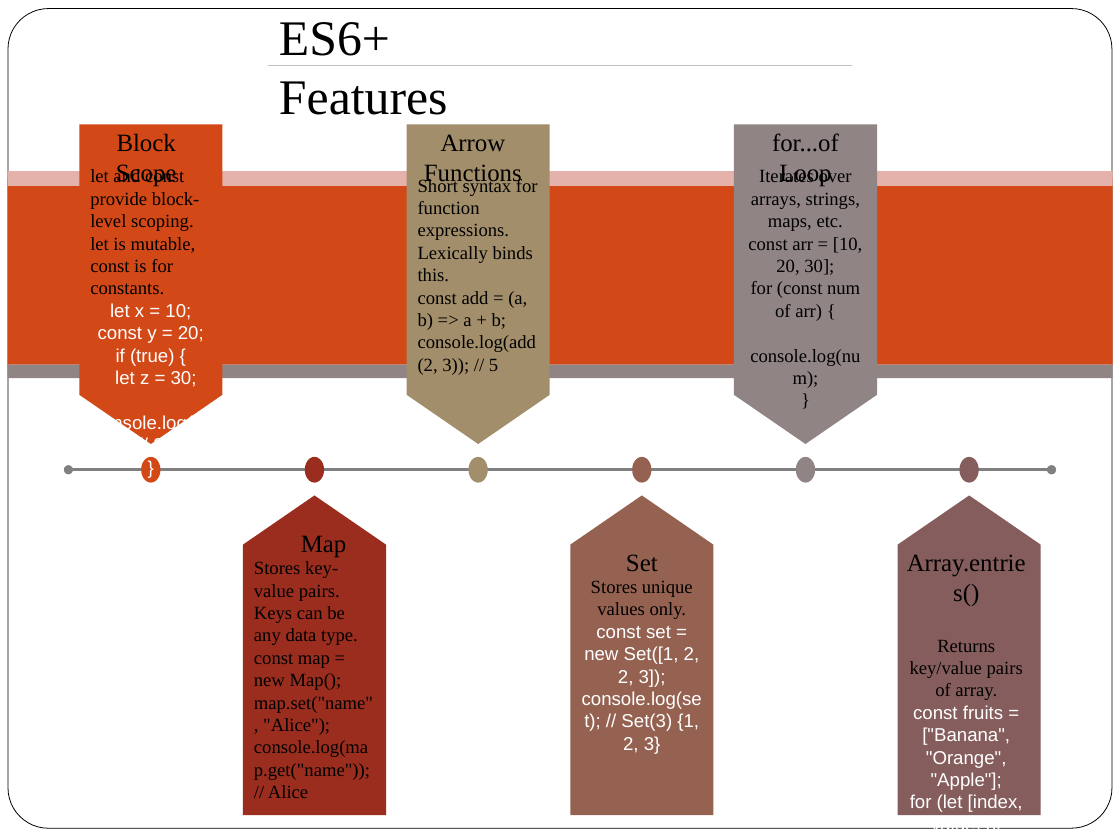
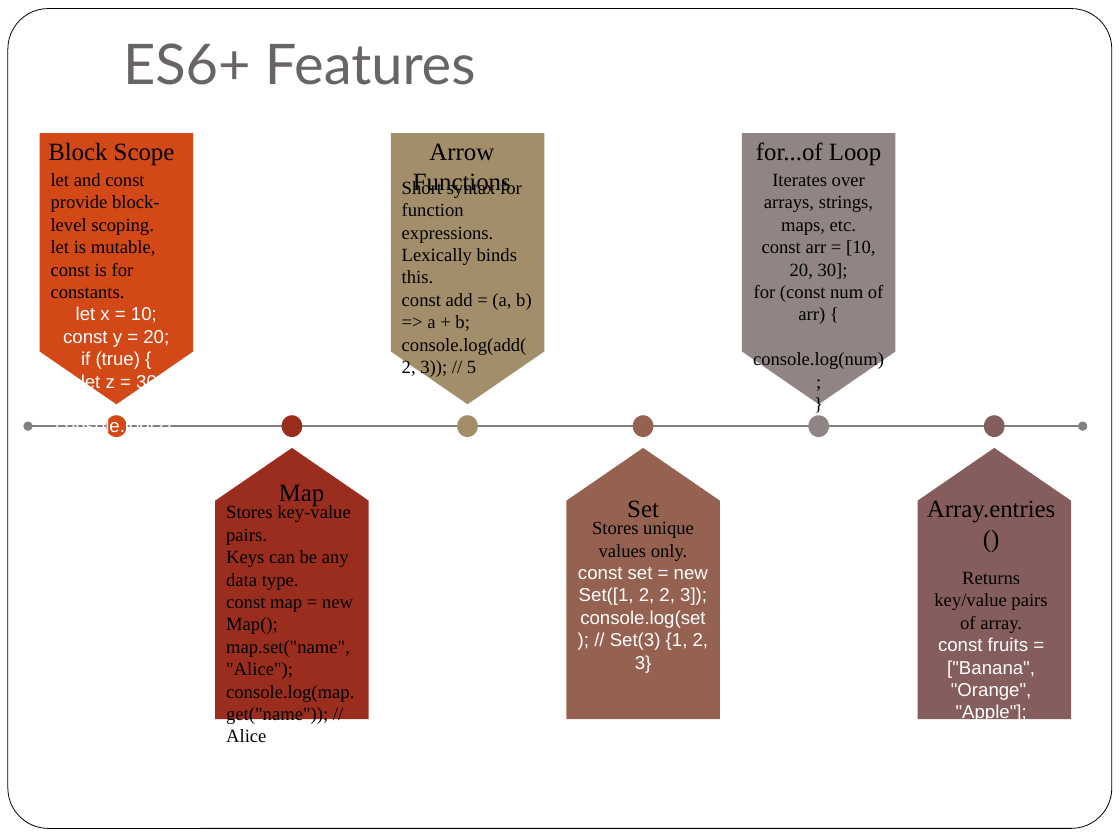
Before and after one commit to rosemarythomas994/VueR-assignment, a slide deck: slide 8 of Presentation Assignment.pptx. Drawn at 1120x840 pixels with LibreOffice and Linux fonts; fonts in the diff are those of the drawing; background and template pictures are left out. Boxes give left, top, right and bottom in pixels: in the first picture for what was removed or moved away, otherwise in the second. Text is boxed around its words. In the diff, an @@ line names an element or a change of style, - is before the commit and + after.

```diff
--- a/Presentation Assignment.pptx
+++ b/Presentation Assignment.pptx
@@ title "ES6+ Features": place and size @@
-title "ES6+ Features" at bbox=[279, 22, 448, 125]
+title "ES6+ Features" at bbox=[123, 43, 476, 85]
@@ title "ES6+ Features" at bbox=[123, 43, 476, 85]: size 32 to 36 pt, font Times New Roman to Lato, text colour #000000 to #696464; vertical alignment top to bottom @@
@@ line removed from (268, 66) to (852, 66) @@
@@ text "Block Scope" rewrapped from bbox=[116, 133, 177, 187] to bbox=[48, 142, 175, 166] @@
@@ pentagon arrow: place and size @@
-pentagon arrow at bbox=[79, 125, 222, 444]
+pentagon arrow at bbox=[40, 133, 193, 404]
@@ text "Arrow Functions": place and size @@
-text "Arrow Functions" at bbox=[424, 134, 522, 187]
+text "Arrow Functions" at bbox=[413, 143, 511, 197]
@@ pentagon arrow: place and size @@
-pentagon arrow at bbox=[406, 125, 549, 444]
+pentagon arrow at bbox=[390, 133, 544, 404]
@@ text "for...of Loop" rewrapped from bbox=[772, 133, 839, 187] to bbox=[756, 142, 881, 166] @@
@@ pentagon arrow: place and size @@
-pentagon arrow at bbox=[733, 125, 876, 444]
+pentagon arrow at bbox=[742, 133, 895, 404]
@@ rectangle removed at bbox=[8, 177, 1113, 364] @@
@@ rectangle removed at bbox=[8, 171, 1113, 186] @@
@@ text "let and const provide block-level ..." rewrapped from bbox=[90, 168, 209, 443] to bbox=[51, 173, 177, 437] @@
@@ text "Short syntax for function expressions." rewrapped from bbox=[418, 178, 538, 375] to bbox=[402, 180, 532, 378] @@
@@ text "Iterates over arrays, strings, maps, ..." rewrapped from bbox=[748, 168, 862, 366] to bbox=[753, 174, 884, 370] @@
@@ rectangle removed at bbox=[8, 365, 1113, 379] @@
@@ ellipse: place and size @@
-ellipse at bbox=[141, 457, 160, 483]
+ellipse at bbox=[106, 416, 127, 437]
@@ ellipse: place and size @@
-ellipse at bbox=[305, 457, 324, 483]
+ellipse at bbox=[281, 416, 301, 437]
@@ ellipse: place and size @@
-ellipse at bbox=[468, 457, 487, 483]
+ellipse at bbox=[457, 416, 477, 437]
@@ ellipse: place and size @@
-ellipse at bbox=[632, 457, 651, 483]
+ellipse at bbox=[633, 416, 653, 437]
@@ ellipse: place and size @@
-ellipse at bbox=[796, 457, 815, 483]
+ellipse at bbox=[809, 416, 829, 437]
@@ ellipse: place and size @@
-ellipse at bbox=[960, 457, 979, 483]
+ellipse at bbox=[984, 416, 1005, 437]
@@ double arrow moved from (68, 469) - (1052, 469) to (28, 426) - (1083, 426) @@
@@ pentagon arrow: place and size @@
-pentagon arrow at bbox=[242, 496, 386, 815]
+pentagon arrow at bbox=[216, 447, 369, 718]
@@ pentagon arrow: place and size @@
-pentagon arrow at bbox=[570, 496, 713, 815]
+pentagon arrow at bbox=[566, 447, 720, 718]
@@ pentagon arrow: place and size @@
-pentagon arrow at bbox=[898, 496, 1041, 815]
+pentagon arrow at bbox=[918, 447, 1071, 718]
@@ text "Map": place and size @@
-text "Map" at bbox=[301, 535, 346, 558]
+text "Map" at bbox=[279, 484, 324, 507]
@@ text "Stores key-value pairs." rewrapped from bbox=[254, 561, 373, 798] to bbox=[226, 504, 354, 743] @@
@@ text "Set": place and size @@
-text "Set" at bbox=[626, 554, 658, 571]
+text "Set" at bbox=[627, 500, 659, 517]
@@ text "Array.entries()" rewrapped from bbox=[907, 554, 1026, 577] to bbox=[927, 500, 1055, 523] @@
@@ text "Stores unique values only." rewrapped from bbox=[582, 580, 702, 754] to bbox=[578, 521, 709, 673] @@
@@ text "Returns key/value pairs of array." rewrapped from bbox=[910, 640, 1023, 829] to bbox=[934, 572, 1047, 723] @@
```
Also in this commit, not shown: 1 other slide changed, 8 other files.
